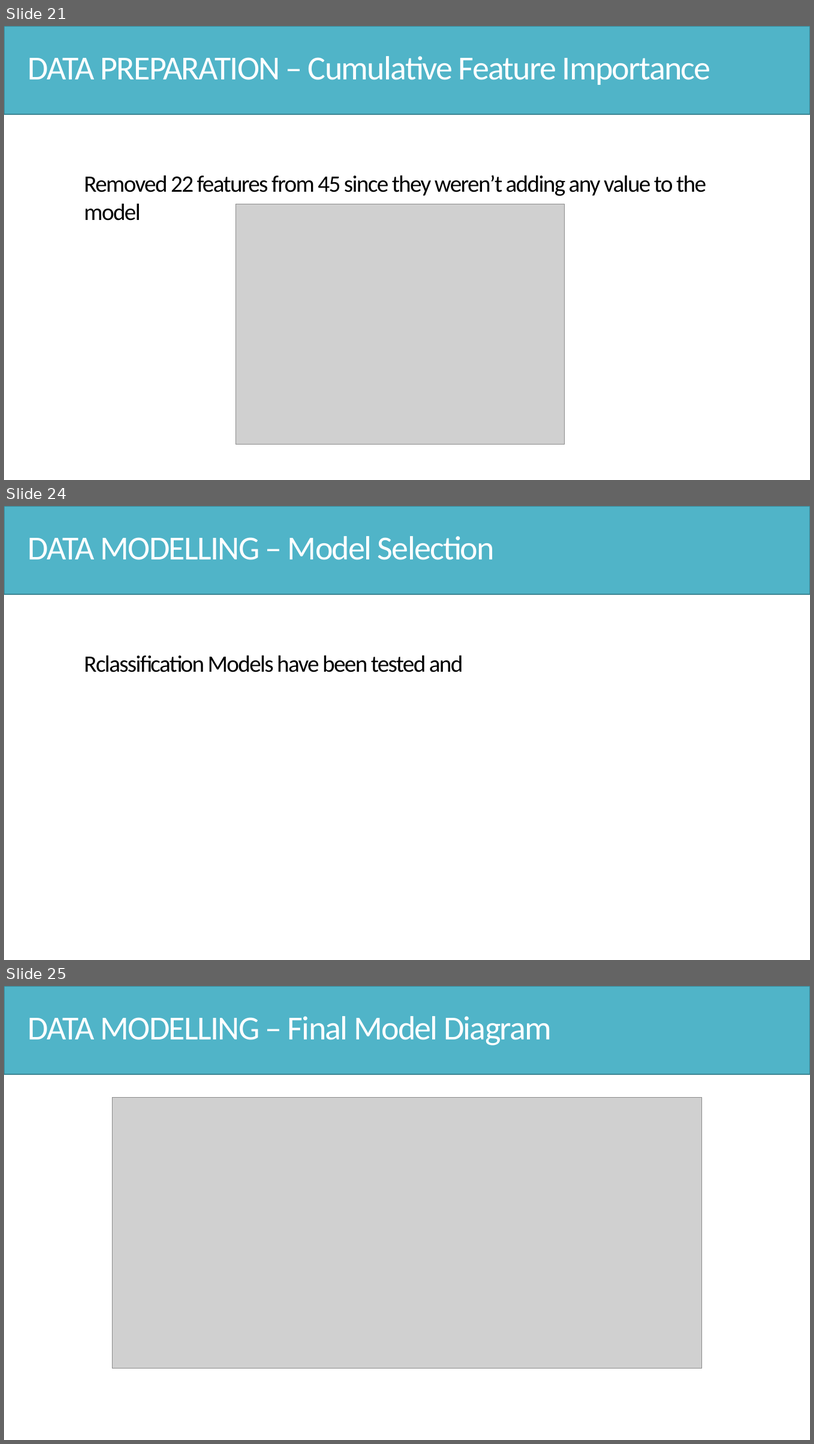
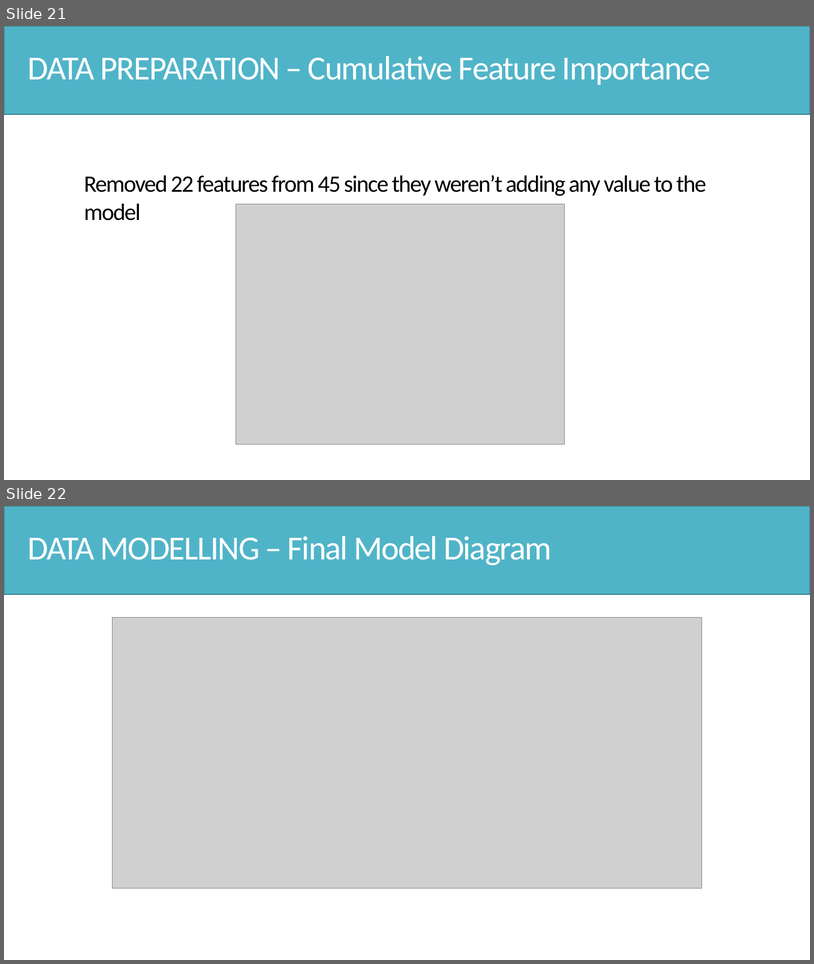
Before and after one commit to Hsgngr/dataiku_income_classification, a slide deck: Task_Presentation.pptx. Shown one above the other, each under a label of ours: slides 21, 24 and 25 before the commit, slides 21 and 22 after it; the slides between them are not shown. The pictures are 814x1444 and 814x964 pixels, drawn with LibreOffice and Linux fonts; fonts in the diff are those of the drawing; grey boxes stand for pictures. Boxes give left, top, right and bottom in pixels: in the first picture for what was removed or moved away, otherwise in the second. Text is boxed around its words. In the diff, an @@ line names an element or a change of style, - is before the commit and + after.

```diff
--- a/Task_Presentation.pptx
+++ b/Task_Presentation.pptx
@@ slide 24 removed at [4, 506, 810, 960], background #FFFFFF @@
@@ rectangle removed at [4, 506, 810, 594] @@
@@ text removed at [27, 536, 495, 560] @@
-DATA MODELLING – Model Selection
@@ text removed at [84, 655, 464, 672] @@
-Rclassification Models have been tested and
@@ what was slide 25 is now slide 22 @@
```
Also in this commit, not shown: 2 other slides removed.
